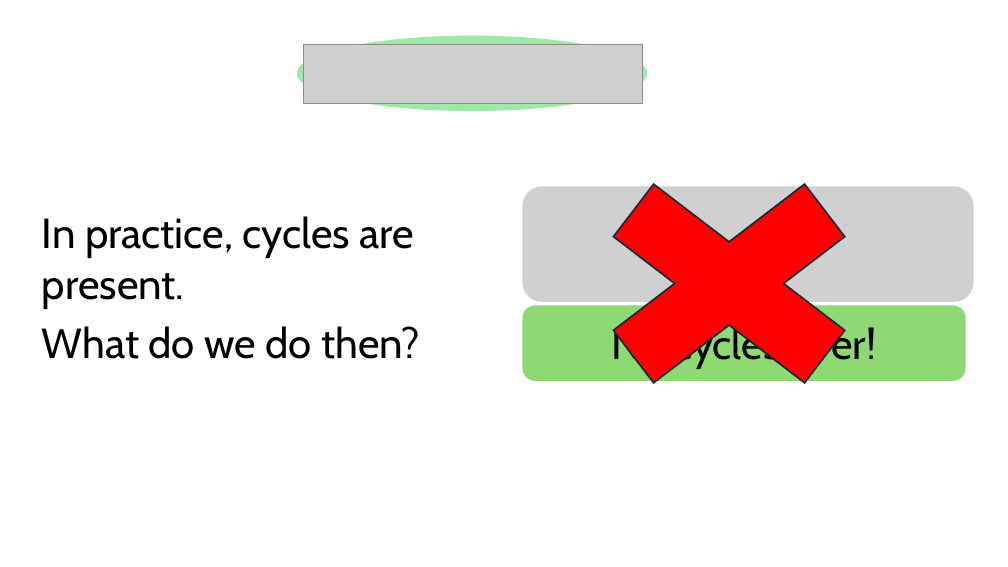
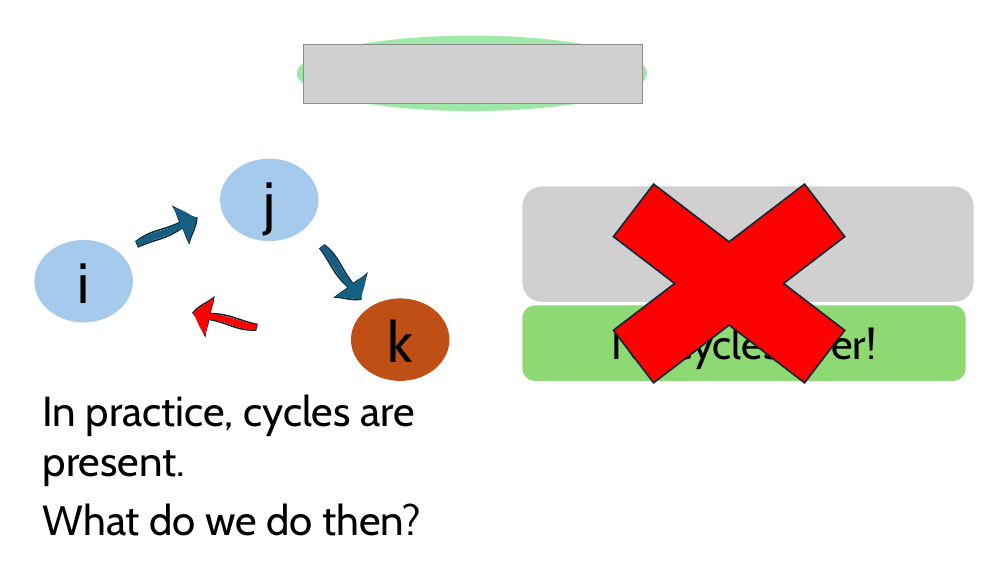
Before and after one commit to HaseebLUMS/Onyx-Presentation, a slide deck: slide 138 of thesis-latency-fairness.pptx. Drawn at 1008x567 pixels with LibreOffice and Linux fonts; fonts in the diff are those of the drawing; grey boxes stand for pictures. Boxes give left, top, right and bottom in pixels: in the first picture for what was removed or moved away, otherwise in the second. Text is boxed around its words. In the diff, an @@ line names an element or a change of style, - is before the commit and + after.

```diff
--- a/thesis-latency-fairness.pptx
+++ b/thesis-latency-fairness.pptx
@@ ellipse added at [220, 159, 318, 241], fill #A6CAEC, 54 pt, text #000000 @@
+j
@@ freeform shape added at [130, 200, 205, 262], fill #156082, outline #092A39 1.5 pt @@
@@ freeform shape added at [307, 236, 377, 311], fill #156082, outline #092A39 1.5 pt @@
@@ ellipse added at [35, 240, 133, 322], fill #A6CAEC, 54 pt, text #000000 @@
+i
@@ freeform shape added at [189, 294, 261, 346], fill #FF0000, outline #092A39 1.5 pt @@
@@ ellipse added at [351, 299, 449, 381], fill #C04F15, 54 pt, text #000000 @@
+k
@@ text "In practice, cycles are present.": place and size @@
-text "In practice, cycles are present." at [42, 216, 414, 309]
+text "In practice, cycles are present." at [43, 394, 415, 486]
@@ text "What do we do then?": place and size @@
-text "What do we do then?" at [42, 326, 420, 359]
+text "What do we do then?" at [43, 503, 421, 536]
```
Also in this commit, not shown: 1 other slide changed, 1 slide added.
